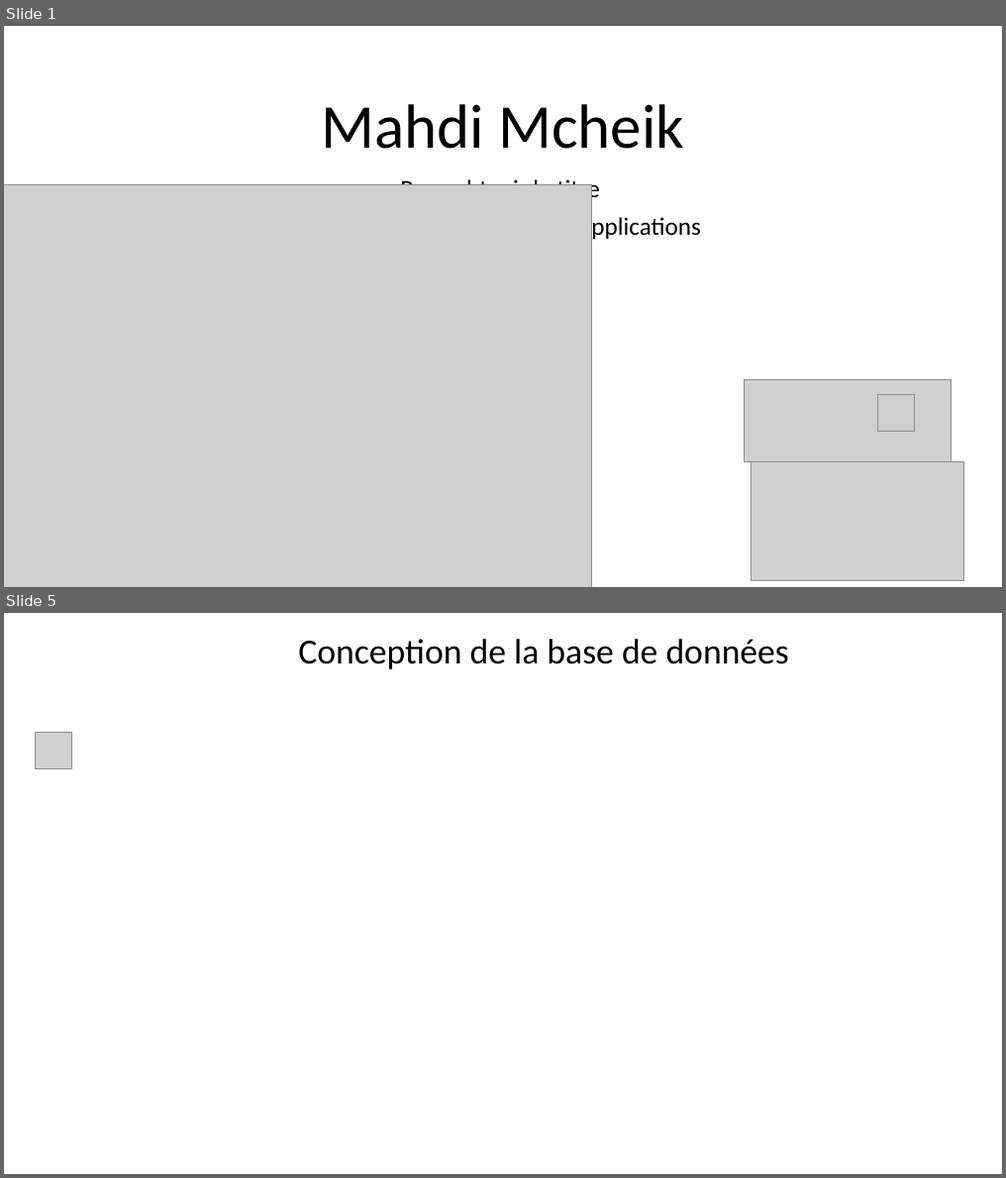
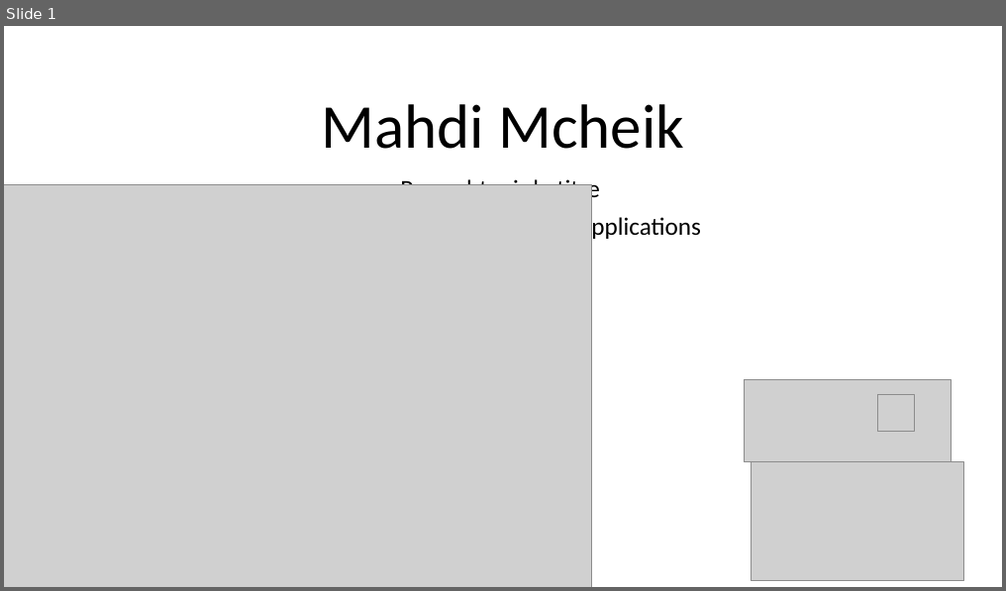
Before and after one commit to mahdimcheik/template-angular-19-dashboard, a slide deck: presentation/skill-hive.pptx. Shown one above the other, each under a label of ours: slides 1 and 5 before the commit, slide 1 after it; the slides between them are not shown. The pictures are 1006x1178 and 1006x591 pixels, drawn with LibreOffice and Linux fonts; fonts in the diff are those of the drawing; grey boxes stand for pictures; background and template pictures are left out. Boxes give left, top, right and bottom in pixels: in the first picture for what was removed or moved away, otherwise in the second. Text is boxed around its words. In the diff, an @@ line names an element or a change of style, - is before the commit and + after.

```diff
--- a/presentation/skill-hive.pptx
+++ b/presentation/skill-hive.pptx
@@ slide 5 removed at (x1=4, y1=613, x2=1002, y2=1174), background picture (left out) @@
@@ text removed at (x1=298, y1=639, x2=789, y2=669) @@
-Conception de la base de données
@@ picture removed at (x1=35, y1=733, x2=71, y2=768) @@
```
Also in this commit, not shown: 2 slides changed, 5 slides added, 1 other slide removed, 9 other files.
